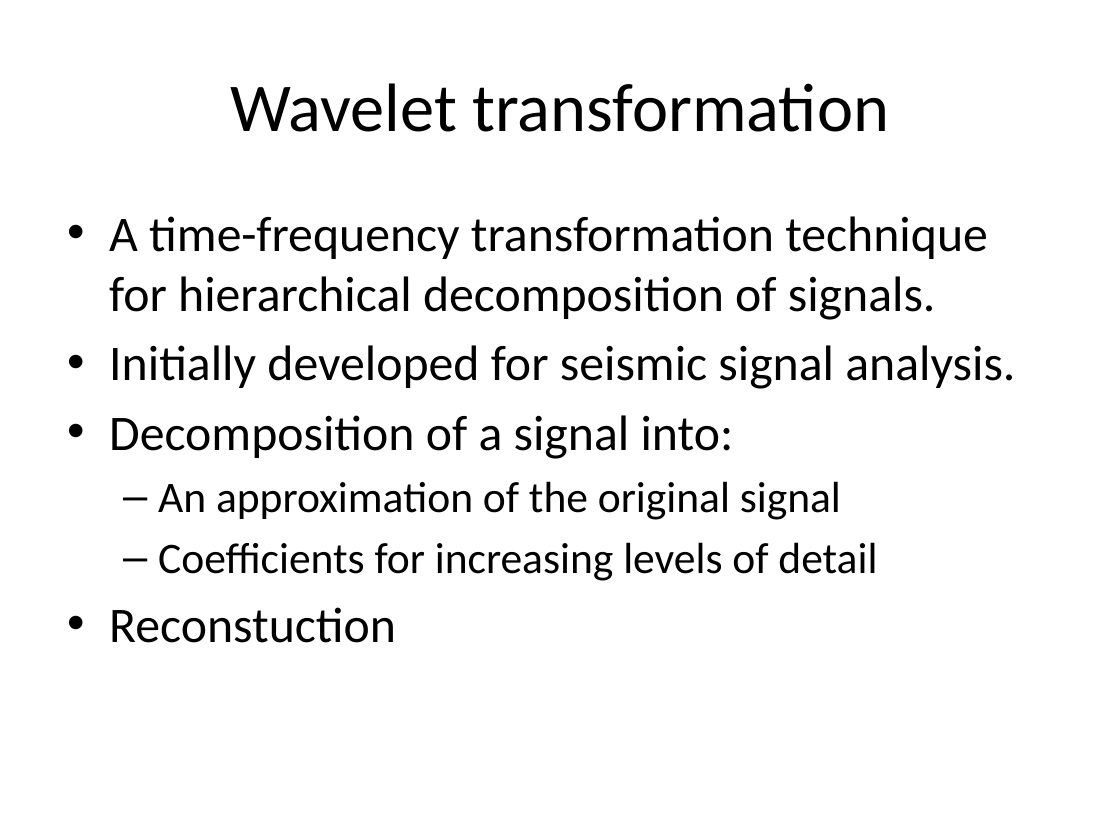
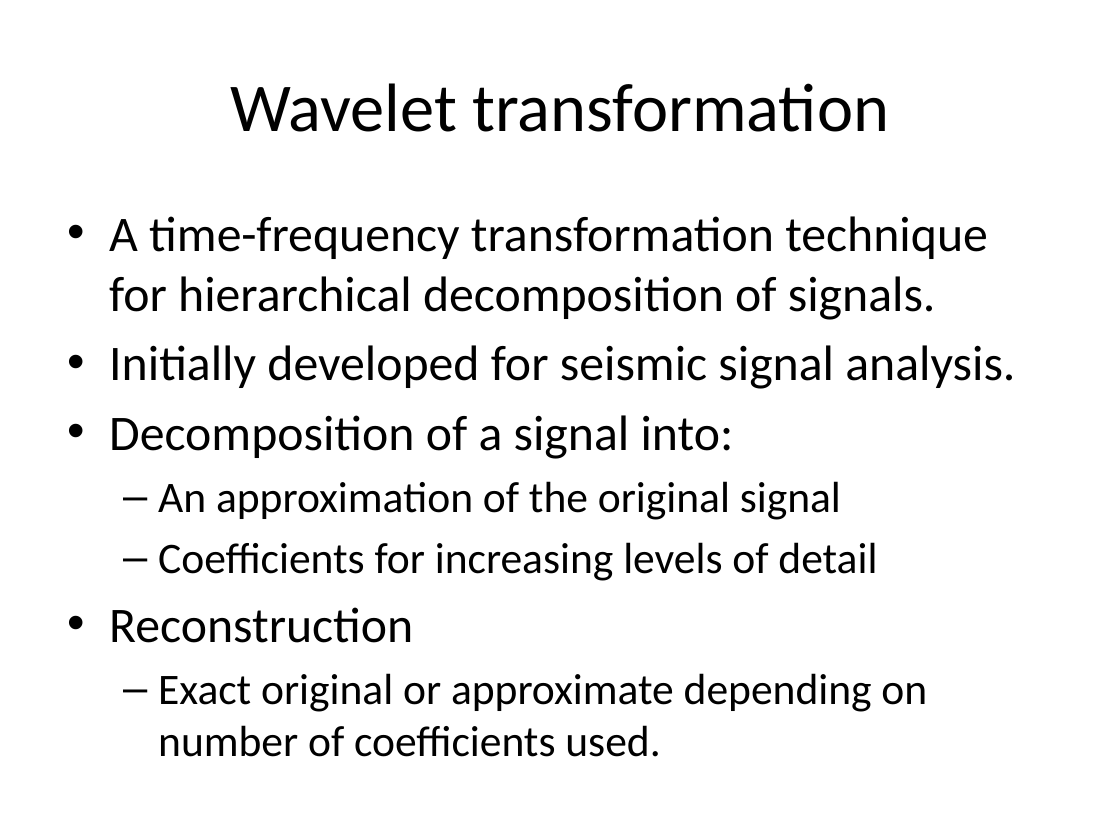
Before and after one commit to SsureyMoon/Ucsc-clustering, a slide deck: slide 4 of presentation/WaveletBasedClusteringOfTimeSeries.pptx. Drawn at 1120x840 pixels with LibreOffice and Linux fonts; fonts in the diff are those of the drawing. Boxes give left, top, right and bottom in pixels: in the first picture for what was removed or moved away, otherwise in the second. Text is boxed around its words. In the diff, an @@ line names an element or a change of style, - is before the commit and + after.

Commit message:
Updated presentation

```diff
--- a/presentation/WaveletBasedClusteringOfTimeSeries.pptx
+++ b/presentation/WaveletBasedClusteringOfTimeSeries.pptx
@@ text at [109, 607, 927, 757]: text changed; size 32 to 28 pt @@
-• Reconstuction
+• Reconstruction
+  – Exact original or approximate depending on number of coefficients used.
```
Also in this commit, not shown: 5 slides added, 4 other files.
